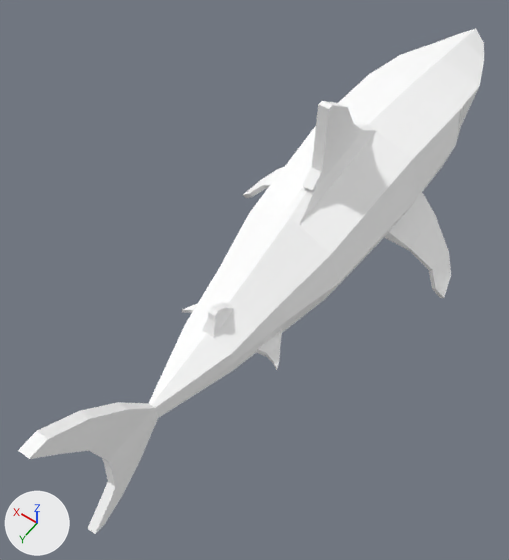
An edit to the glTF model frontend/assets/models3d/packs/quaternius-fbx/shark.glb, drawn before and after from the same camera.
Rendered twice from a 50 mm camera at (-1.76, 3.3, 4.03) aimed at (0.12, 0.66, -0.12). Arrows for +X, +Y and +Z are at lower left; the lights stay in place. The picture after the commit comes second. Where no turn or scale is listed for an object, it has been applied to the vertices.

In view in the first picture: 'Shark'.
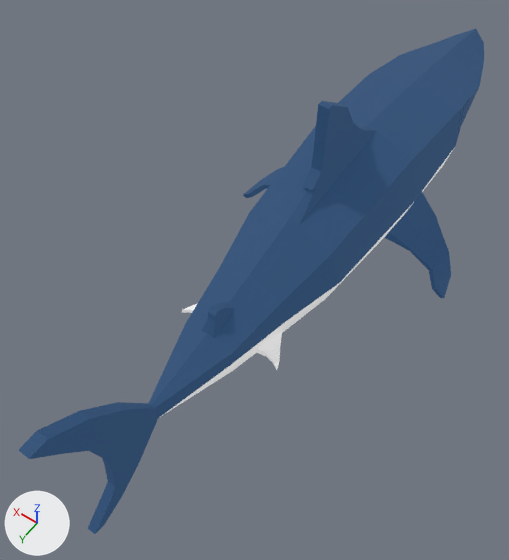
The change in detail:
Material 'Material_0' (mat_material_0) changes colour from white #ffffff to grey #afafaf; in linear values from (1.0, 1.0, 1.0) to (0.428, 0.428, 0.428).
In material 'Material_0' (mat_material_0), emission_strength is now set to 0.428.
Material 'Material_1' (mat_material_1) changes colour from white #ffffff to dark blue #1b3755; in linear values from (1.0, 1.0, 1.0) to (0.0108, 0.0376, 0.0914).
In material 'Material_1' (mat_material_1), emission_strength is now set to 1.0.
In material 'Material_1' (mat_material_1), emission_color is now set to (0.0108, 0.0376, 0.0914), dark blue #1b3755.

Changed parts and their boxes [x1, y1, x2, y2] in the pictures (509 x 560 px):
'Shark', recoloured, surface changed (white to dark blue): [18, 29, 484, 534] in both
